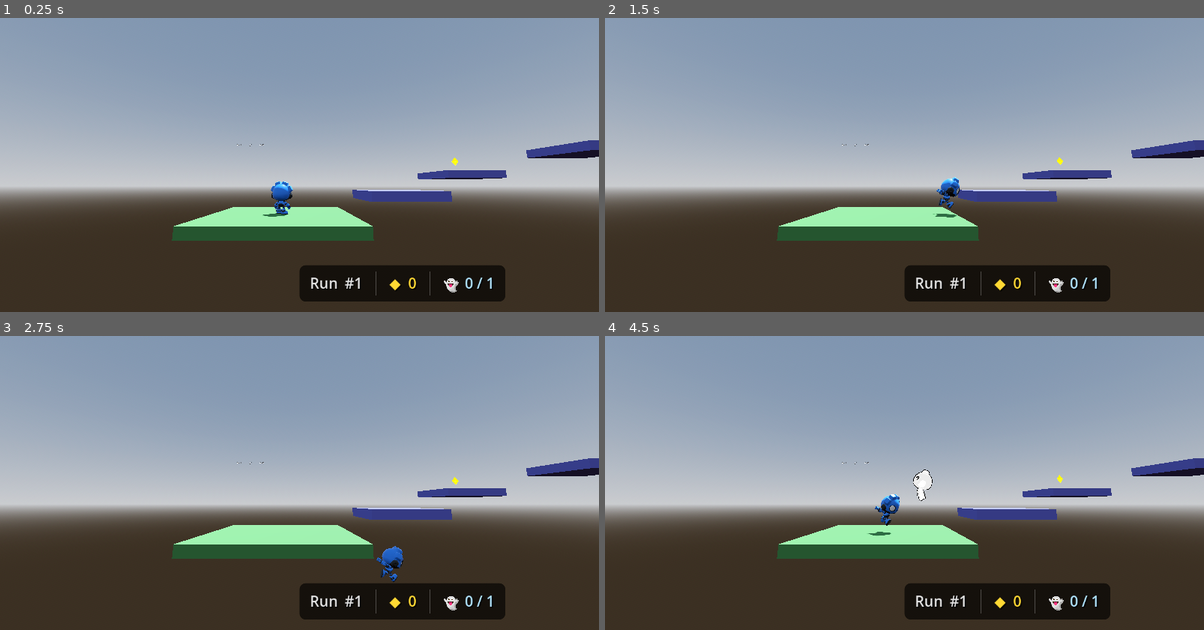
Above: before the commit, frames 1-4 (two rows, left to right).
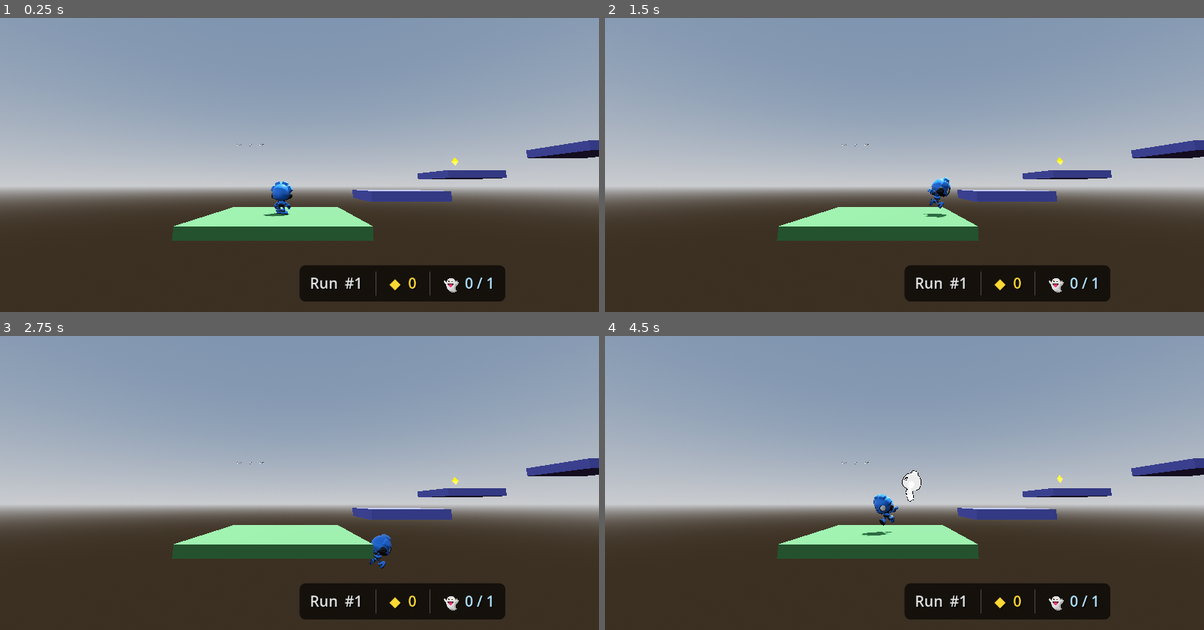
Above: after the commit, the same moments.

Repository: ZacharyEllison/rewind
Game: Godot game, scene res://scenes/main.tscn
Same seed, same stepped clock (60 frames per second), same inputs: the game is played once before the commit and once after it.
Inputs (mouse positions are in pixels of both pictures, inside the frame that each line leads up to):
- Up to frame 1 (0.25 s): no input
- Up to frame 2 (1.5 s): tap Enter (ui_accept) at 0.5, 0.77, 1.07 s; move the mouse to (1036, 126) at 0.52 s; hold Right (ui_right) 0.53-1.25 s; tap 1 at 0.6 s; click (1036, 126) at 0.67 s; drag from (784, 159) to (874, 212) at 1.27 s
- Up to frame 3 (2.75 s): move the mouse to (359, 388) at 2.02 s; hold Right (ui_right) from 2.03 s (still down); tap 3 at 2.1 s
- Up to frame 4 (4.5 s): release Right (ui_right) at 2.75 s; drag from (874, 530) to (724, 412) at 2.77 s; tap Enter (ui_accept) at 3.5, 3.77, 4.07 s; move the mouse to (1084, 512) at 3.52 s; hold Left (ui_left) 3.53-4.25 s; tap 5 at 3.6 s; drag from (724, 412) to (814, 377) at 4.27 s

The runs differ from the first frame. In frame 1, less than 0.1% of the frame differs, in the area x 43-77%, y 48-68%; in frame 2, 0.4%; in frame 3, 0.5%; in frame 4, 0.7%, in the area x 42-77%, y 45-69%.

Commit message:
bettervalues

Diff:
--- a/scenes/main.tscn
+++ b/scenes/main.tscn
@@ -51,6 +51,9 @@
 left_controller = NodePath("../XROrigin3D/LeftHandController")
 right_controller = NodePath("../XROrigin3D/RightHandController")
 xr_camera = NodePath("../XROrigin3D/XRCamera3D")
+max_speed = 5.0
+acceleration = 10.0
+deceleration = 10.0
 jump_velocity = 5.0
 
 [node name="CollisionShape3D" type="CollisionShape3D" parent="RobotCharacter" unique_id=300000002]
Not shown: 1 places in scenes/main.tscn that only renumber resources
